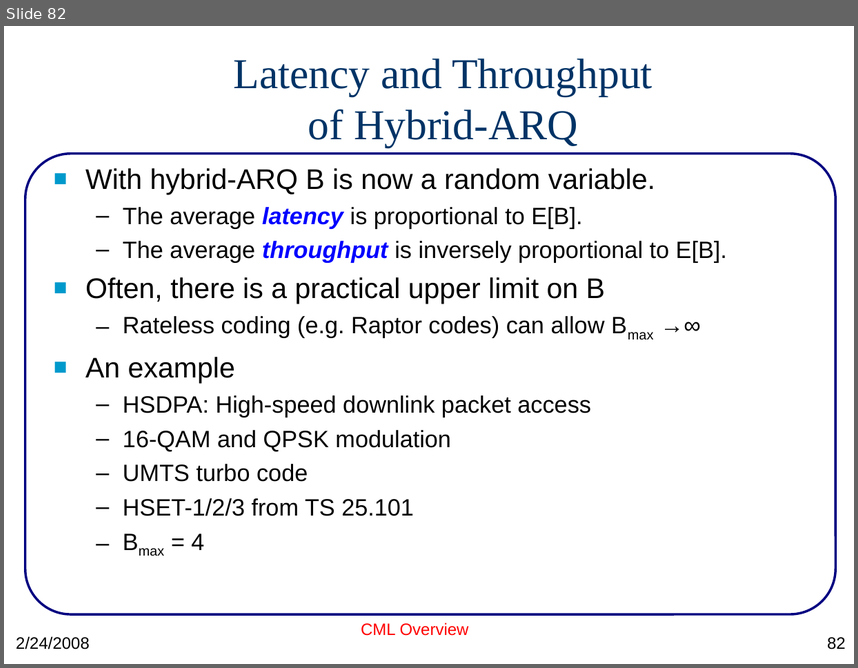
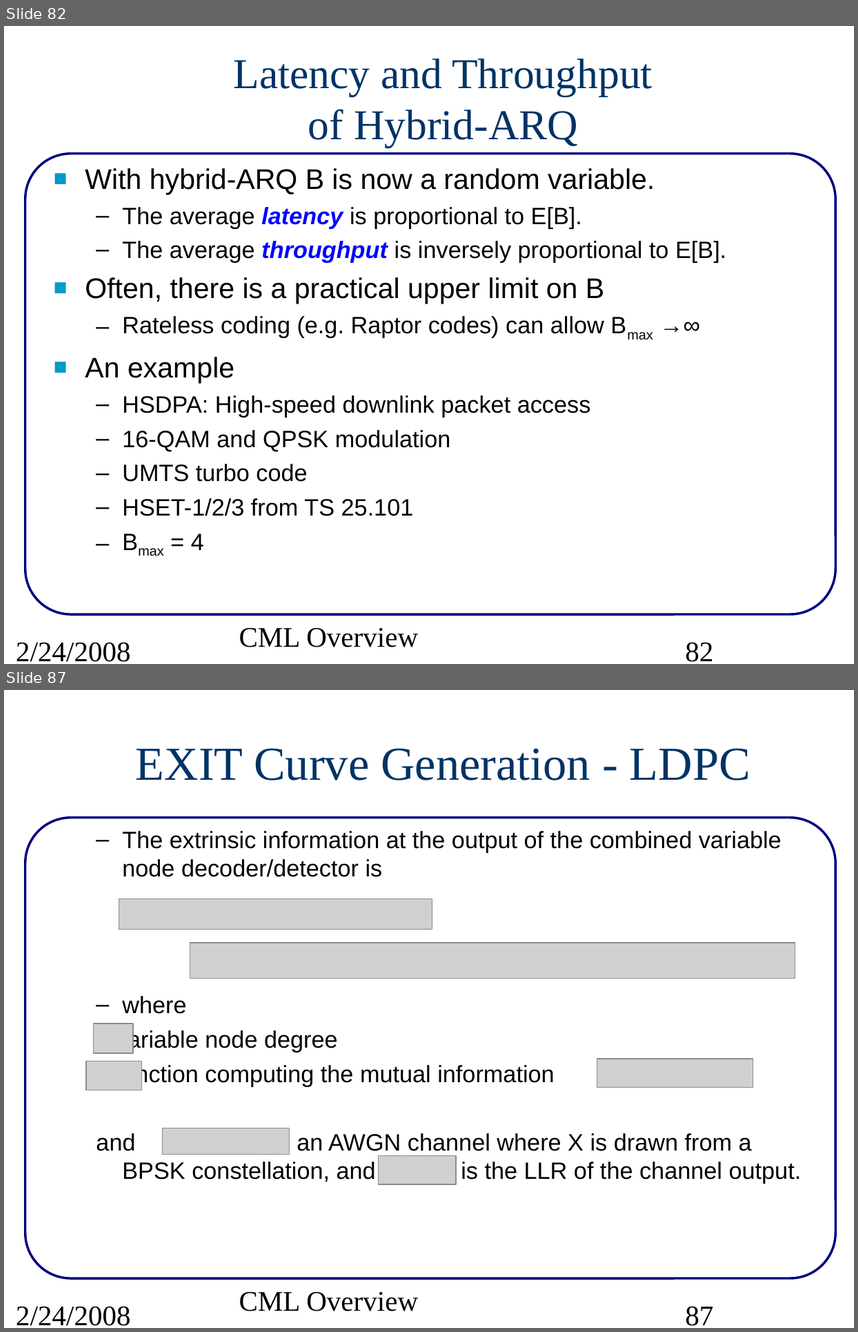
Before and after one commit to marcusmueller/iscml, a slide deck: pcs/projects/cml/doc/src/CMLoverview.ppt. Shown one above the other, each under a label of ours: slide 82 before the commit, slides 82 and 87 after it; the slides between them are not shown. The pictures are 858x668 and 858x1332 pixels, drawn with LibreOffice and Linux fonts; fonts in the diff are those of the drawing; grey boxes stand for pictures. Boxes give left, top, right and bottom in pixels: in the first picture for what was removed or moved away, otherwise in the second. Text is boxed around its words. In the diff, an @@ line names an element or a change of style, - is before the commit and + after.

Commit message:
fixed formatting in cml/doc/readme.pdf.  First draft of EXIT documentation in CMLoverview.ppt

```diff
--- a/pcs/projects/cml/doc/src/CMLoverview.ppt
+++ b/pcs/projects/cml/doc/src/CMLoverview.ppt
@@ slide 87 added at <box>4,690,854,1328</box>, background #FFFFFF; not listed: 1 template element that a slide beside it also shows @@
@@ title added at <box>136,748,751,780</box>, 40 pt, text #003366 @@
+EXIT Curve Generation - LDPC
@@ text added at <box>96,831,802,1183</box>, 20 pt, text #000000 @@
+  – The extrinsic information at the output of the combined variable node decoder/detector is
+  – where
+  variable node degree
+  function computing the mutual information
+  and is an AWGN channel where X is drawn from a BPSK constellation, and is the LLR of the channel output.
@@ picture added at <box>119,898,432,929</box> @@
@@ picture added at <box>190,943,795,978</box> @@
@@ picture added at <box>93,1023,133,1053</box> @@
@@ picture added at <box>87,1061,142,1090</box> @@
@@ picture added at <box>597,1058,754,1087</box> @@
@@ picture added at <box>162,1127,289,1154</box> @@
@@ picture added at <box>378,1156,455,1185</box> @@
@@ text added at <box>16,1305,131,1325</box>, 24 pt, text #000000 @@
+2/24/2008
@@ text added at <box>239,1291,418,1311</box>, 24 pt, text #000000 @@
+CML Overview
@@ page number added at <box>685,1305,713,1325</box>, 24 pt, text #000000 @@
+87
@@ slide 82 changed as well @@
@@ text "With hybrid-ARQ B is now ..." at <box>85,168,726,550</box>: indent changed @@
@@ text "CML Overview" at <box>239,627,418,647</box>: size 14 to 24 pt, font Arial to Times New Roman, text colour #FF0000 to #000000; alignment centre to left; less space between paragraphs @@
@@ text "2/24/2008" at <box>16,641,131,661</box>: size 14 to 24 pt, font Arial to Times New Roman; less space between paragraphs @@
@@ page number at <box>685,641,713,661</box>: size 14 to 24 pt, font Arial to Times New Roman; alignment right to left; less space between paragraphs @@
```
Also in this commit, not shown: 83 other slides changed, 7 other slides added, 2 other files.
